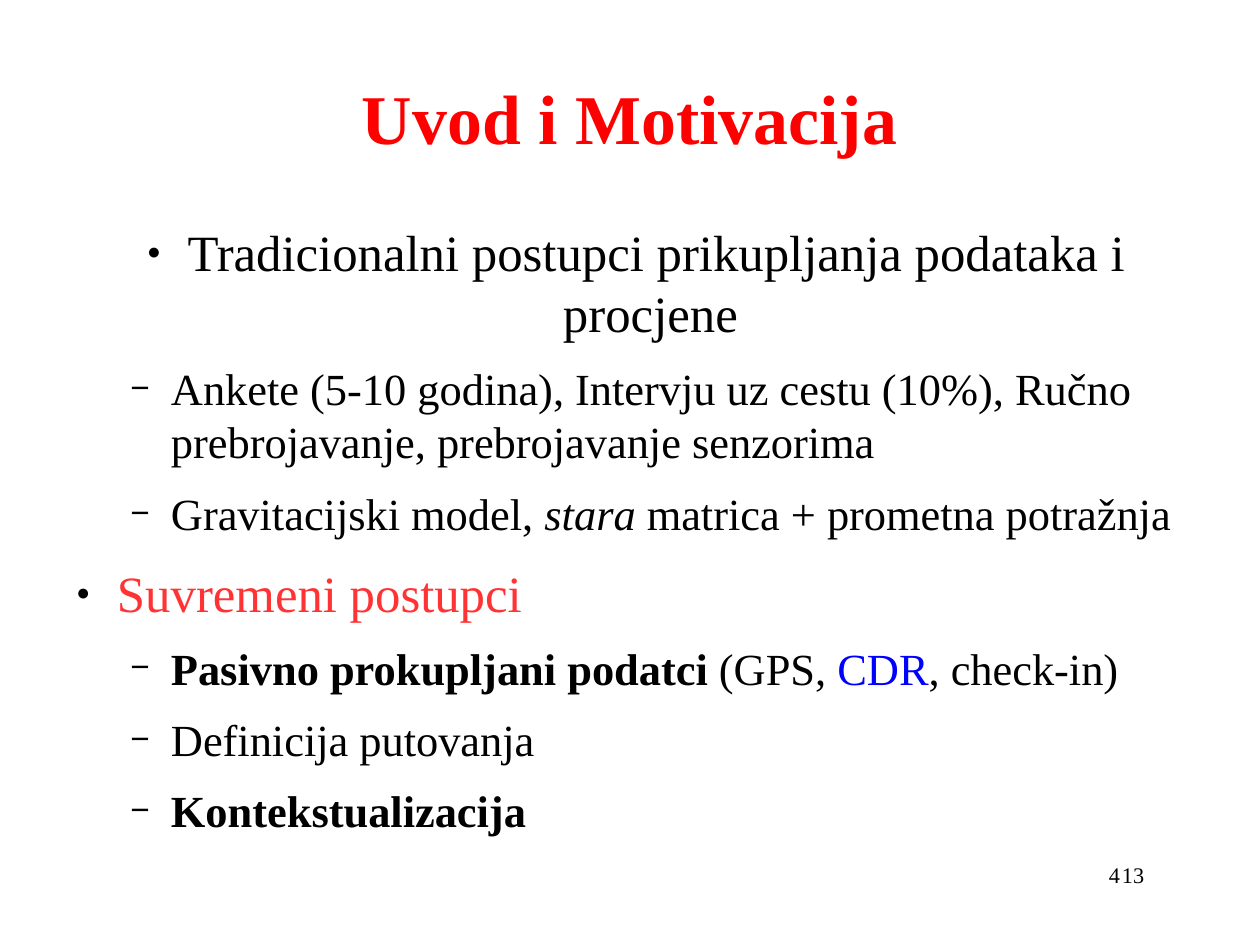
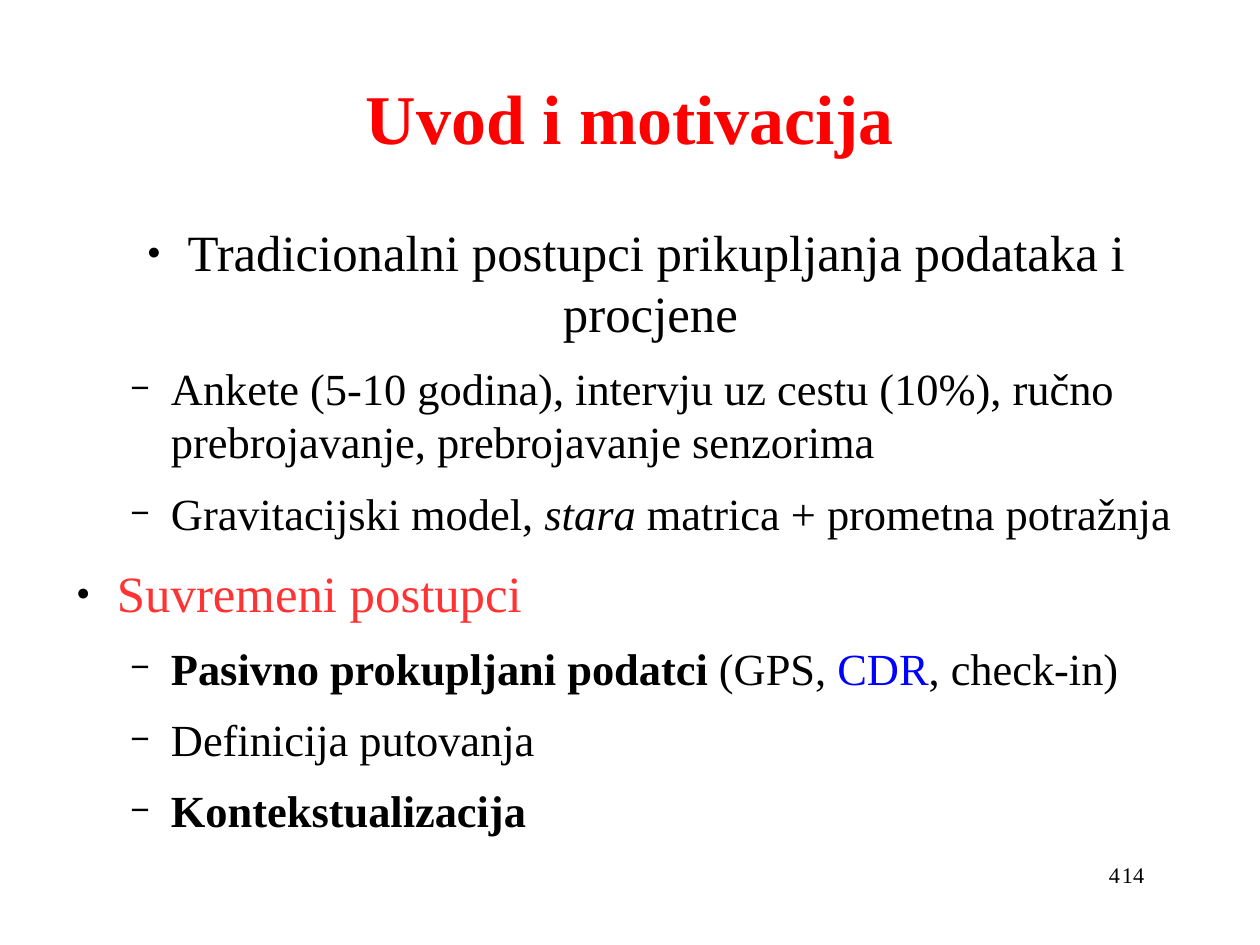
Before and after one commit to VjeraTurk/Master-s-Thesis, a slide deck: slide 4 of Prezentacija.odp. Drawn at 1260x945 pixels with LibreOffice and Linux fonts; fonts in the diff are those of the drawing. Boxes give left, top, right and bottom in pixels: in the first picture for what was removed or moved away, otherwise in the second. Text is boxed around its words. In the diff, an @@ line names an element or a change of style, - is before the commit and + after.

```diff
--- a/Prezentacija.odp
+++ b/Prezentacija.odp
@@ title at (366, 95, 893, 157): text changed @@
-Uvod i Motivacija
+Uvod i motivacija
@@ text at (171, 374, 1114, 467): text changed @@
-  − Ankete (5-10 godina), Intervju uz cestu (10%), Ručno prebrojavanje, prebrojavanje senzorima
+  − Ankete (5-10 godina), intervju uz cestu (10%), ručno prebrojavanje, prebrojavanje senzorima
@@ text at (1122, 868, 1144, 883): text changed @@
-13
+14
```
Also in this commit, not shown: 12 other slides changed, 1 slide added, 3 other files.
